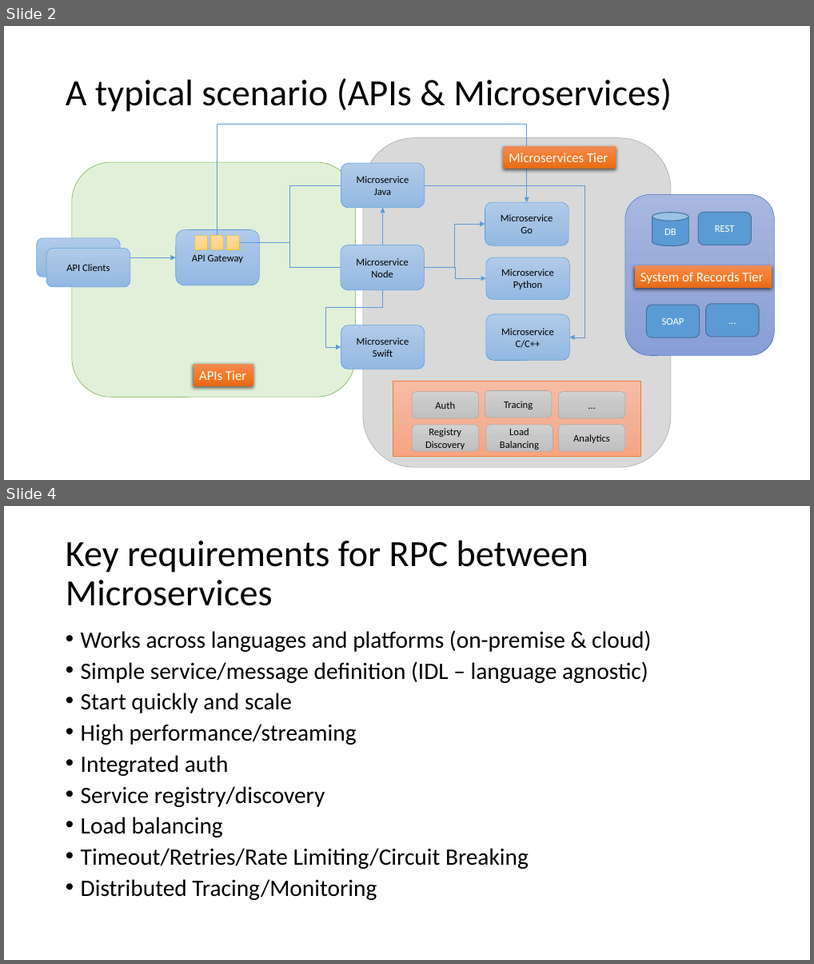
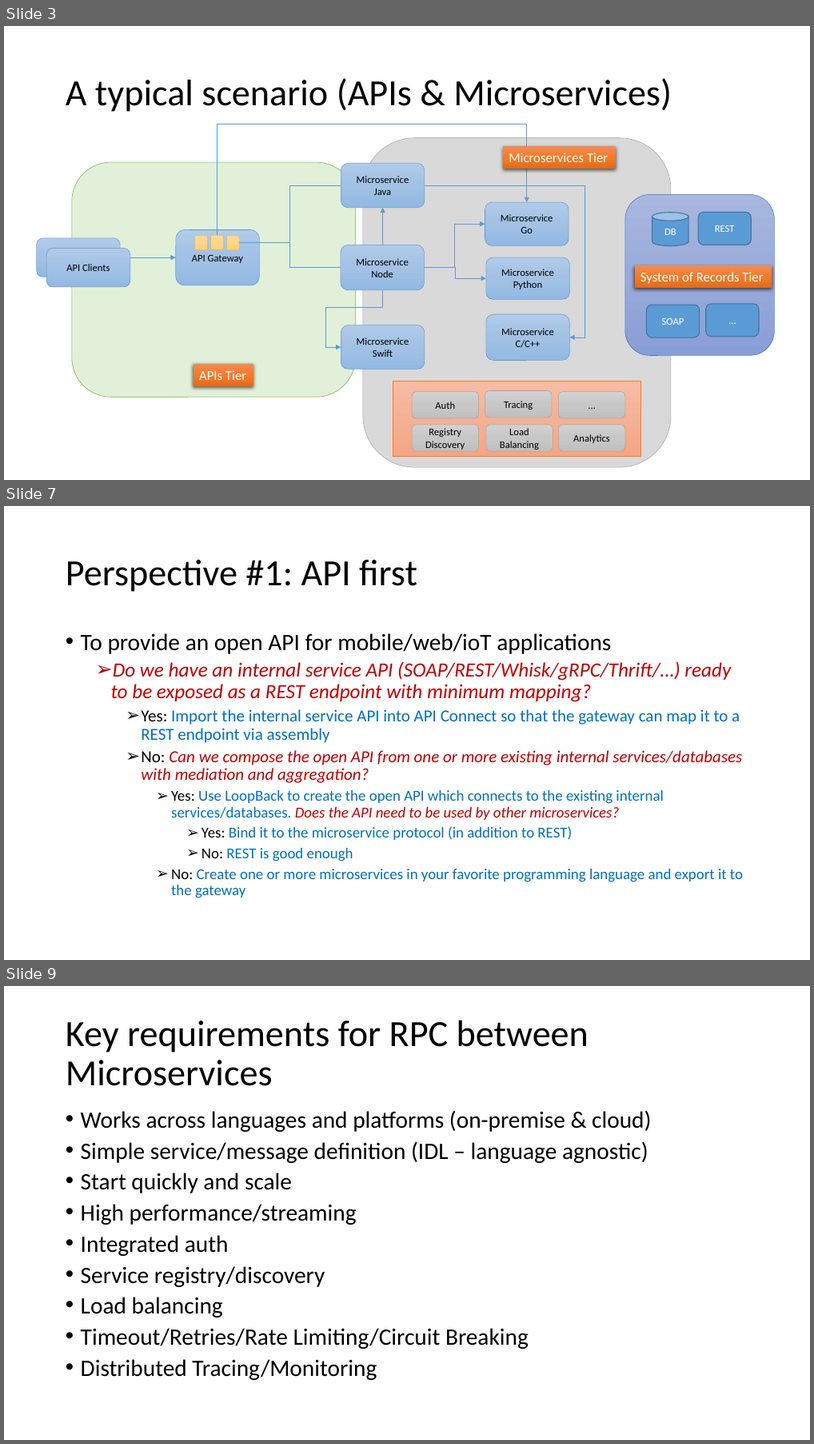
Before and after one commit to strongloop/loopback-example-polyglot, a slide deck: Polyglot Microservices.pptx. Shown one above the other, each under a label of ours: slides 2 and 4 before the commit, slides 3, 7 and 9 after it; the slides between them are not shown. The pictures are 814x964 and 814x1444 pixels, drawn with LibreOffice and Linux fonts; fonts in the diff are those of the drawing. Boxes give left, top, right and bottom in pixels: in the first picture for what was removed or moved away, otherwise in the second. Text is boxed around its words. In the diff, an @@ line names an element or a change of style, - is before the commit and + after.

```diff
--- a/Polyglot Microservices.pptx
+++ b/Polyglot Microservices.pptx
@@ slide 7 added at (4, 506, 810, 960), background #FFFFFF @@
@@ title added at (66, 560, 418, 592), 44 pt, text #000000 @@
+Perspective #1: API first
@@ text added at (81, 633, 743, 898), 18 pt, text #0070C0 @@
+• To provide an open API for mobile/web/ioT applications
+  ➢ Do we have an internal service API (SOAP/REST/Whisk/gRPC/Thrift/…) ready to be exposed as a REST endpoint with minimum mapping?
+    ➢ Yes: Import the internal service API into API Connect so that the gateway can map it to a REST endpoint via assembly
+    ➢ No: Can we compose the open API from one or more existing internal services/databases with mediation and aggregation?
+      ➢ Yes: Use LoopBack to create the open API which connects to the existing internal services/databases. Does the API need to be used by other microservices?
+        ➢ Yes: Bind it to the microservice protocol (in addition to REST)
+        ➢ No: REST is good enough
+      ➢ No: Create one or more microservices in your favorite programming language and export it to the gateway
@@ what was slide 2 is now slide 3 @@
@@ what was slide 4 is now slide 9 @@
```
Also in this commit, not shown: 4 slides changed, 4 other slides added.
